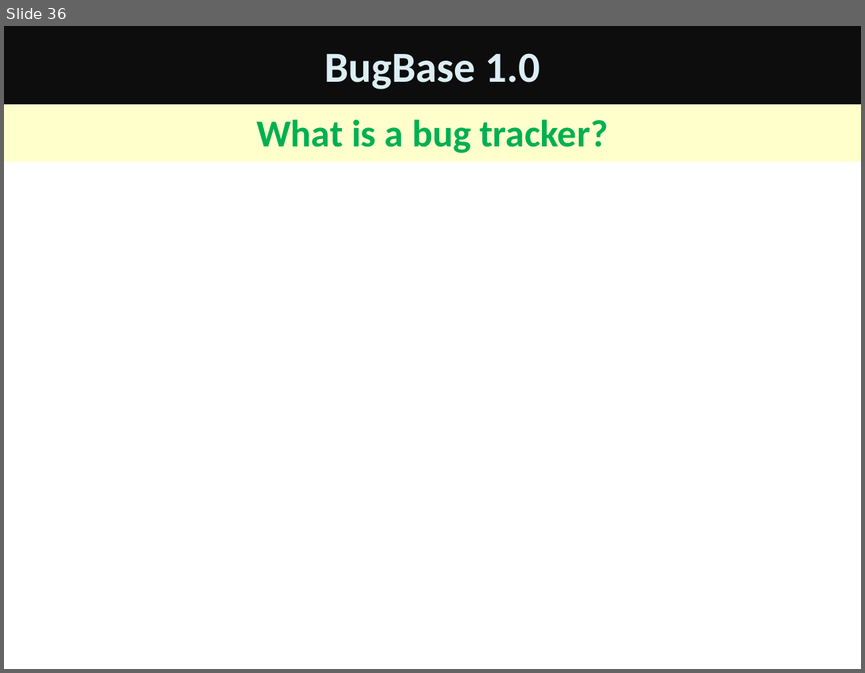
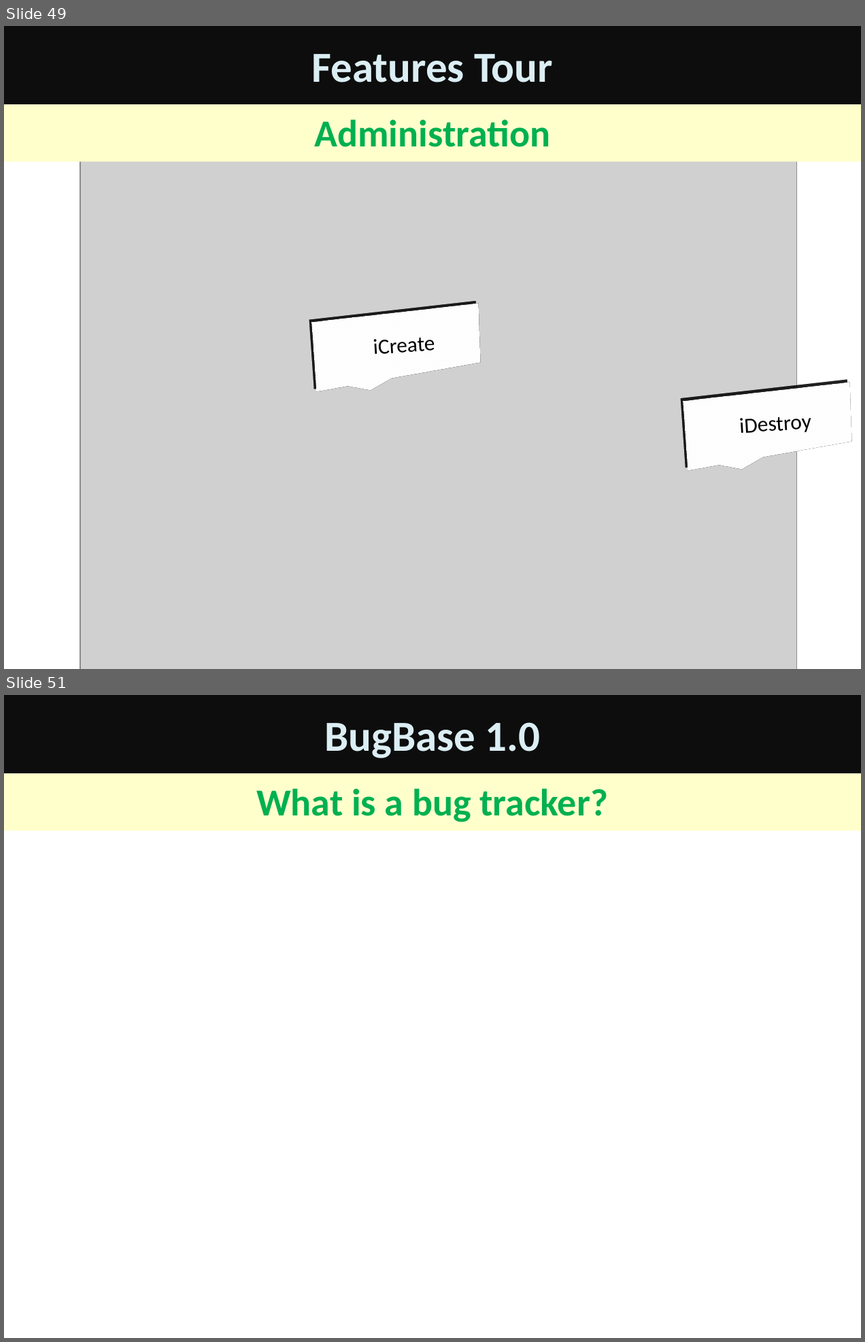
Before and after one commit to ideamonk/bugbase, a slide deck: advocacy/BugBase 1.pptx. Shown one above the other, each under a label of ours: slide 36 before the commit, slides 49 and 51 after it; the slides between them are not shown. The pictures are 865x673 and 865x1342 pixels, drawn with LibreOffice and Linux fonts; fonts in the diff are those of the drawing; grey boxes stand for pictures. Boxes give left, top, right and bottom in pixels: in the first picture for what was removed or moved away, otherwise in the second. Text is boxed around its words. In the diff, an @@ line names an element or a change of style, - is before the commit and + after.

Commit message:
added admin page demo

```diff
--- a/advocacy/BugBase 1.pptx
+++ b/advocacy/BugBase 1.pptx
@@ slide 49 added at (x1=4, y1=26, x2=861, y2=669), background #FFFFFF @@
@@ title added at (x1=4, y1=26, x2=861, y2=105), fill #0D0D0D, 36 pt, text #DBEEF4, bold @@
+Features Tour
@@ subtitle added at (x1=4, y1=105, x2=861, y2=162), fill #FFFFCC, 32 pt, text #00B050, bold @@
+Administration
@@ picture added at (x1=80, y1=118, x2=797, y2=669) @@
@@ speech box added at (x1=304, y1=312, x2=504, y2=376), fill #FFFFFF, outline #000000 2 pt, 18 pt, text #000000 @@
+iCreate
@@ speech box added at (x1=675, y1=390, x2=861, y2=454), fill #FFFFFF, outline #000000 2 pt, 18 pt, text #000000 @@
+iDestroy
@@ what was slide 36 is now slide 51 @@
```
Also in this commit, not shown: 1 slide changed, 14 other slides added.
